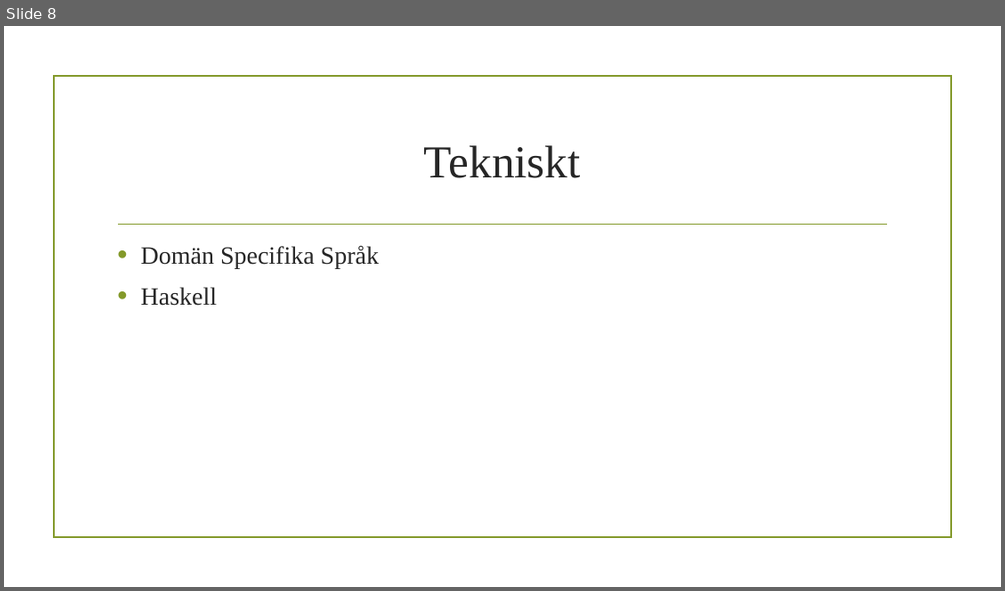
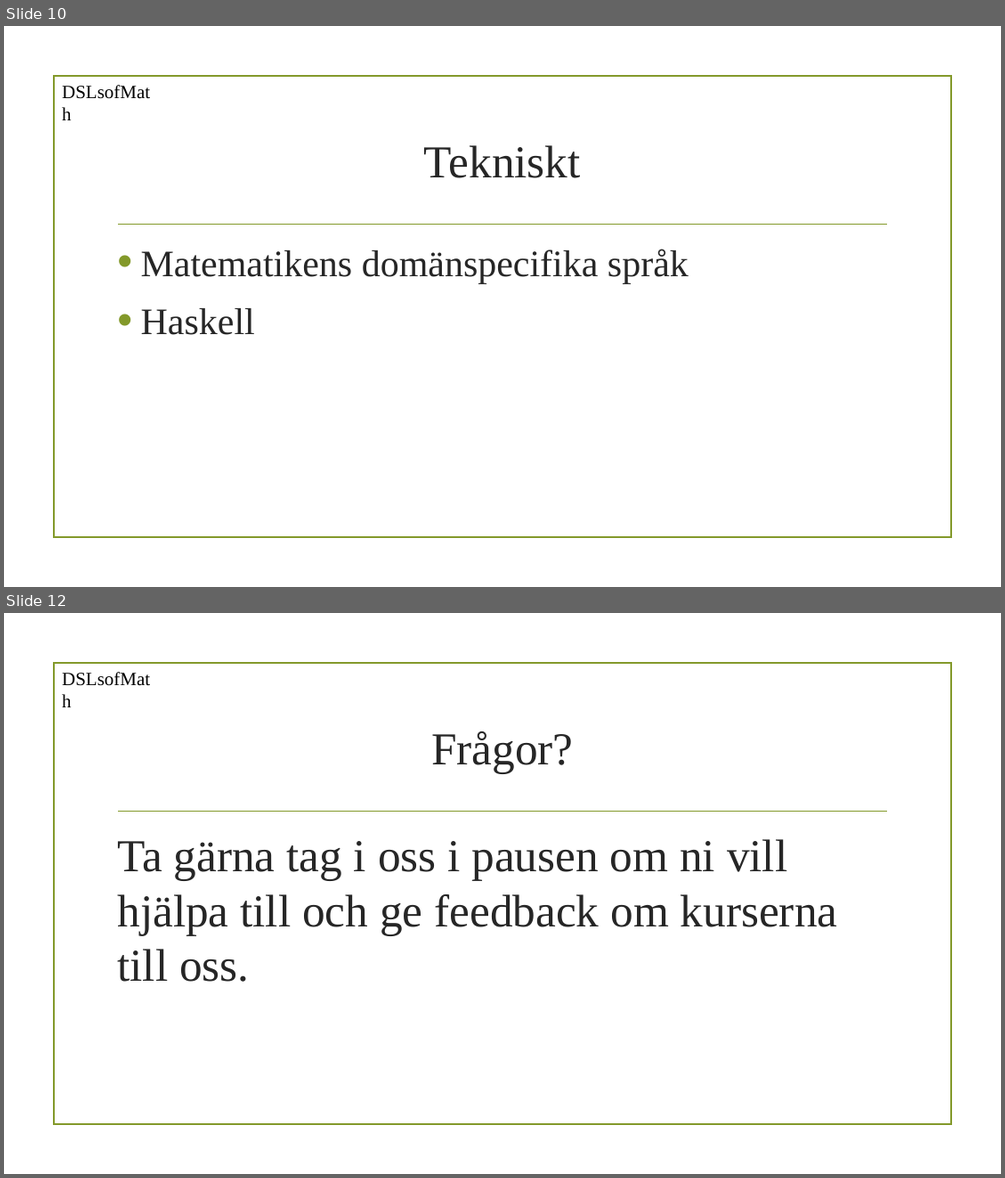
Before and after one commit to DSLsofMath/BScProj2016, a slide deck: Dokument/Halvtidspresentation/DSLsofMath.pptx. Shown one above the other, each under a label of ours: slide 8 before the commit, slides 10 and 12 after it; the slides between them are not shown. The pictures are 1005x591 and 1005x1178 pixels, drawn with LibreOffice and Linux fonts; fonts in the diff are those of the drawing; background and template pictures are left out. Boxes give left, top, right and bottom in pixels: in the first picture for what was removed or moved away, otherwise in the second. Text is boxed around its words. In the diff, an @@ line names an element or a change of style, - is before the commit and + after.

Commit message:
Färdigt manus & presentation
Det blir i princip detta vi kommer att presentera. Manuset blir inte
exakt som det står.
Om ni märker något fel med powerpointen så sig till!

```diff
--- a/Dokument/Halvtidspresentation/DSLsofMath.pptx
+++ b/Dokument/Halvtidspresentation/DSLsofMath.pptx
@@ slide 12 added at (4, 613, 1001, 1174), background picture (left out); not listed: 2 template elements that a slide beside it also shows @@
@@ text added at (55, 663, 165, 693), 18 pt, text #000000 @@
+DSLsofMath
@@ title added at (431, 731, 574, 774), 44 pt, text #262626 @@
+Frågor?
@@ text added at (117, 839, 838, 981), 44 pt, text #262626 @@
+Ta gärna tag i oss i pausen om ni vill hjälpa till och ge feedback om kurserna till oss.
@@ what was slide 8 is now slide 10 @@
@@ slide 10 changed as well @@
@@ text added at (55, 76, 165, 106), 18 pt, text #000000 @@
+DSLsofMath
@@ text at (141, 248, 688, 283): text changed; size 24 to 36 pt @@
-• Domän Specifika Språk
+• Matematikens domänspecifika språk
@@ text at (141, 308, 255, 335): size 24 to 36 pt in "Haskell"; more space between paragraphs @@
```
Also in this commit, not shown: 8 other slides changed, 2 other slides added, 1 slide removed, 2 other files.
